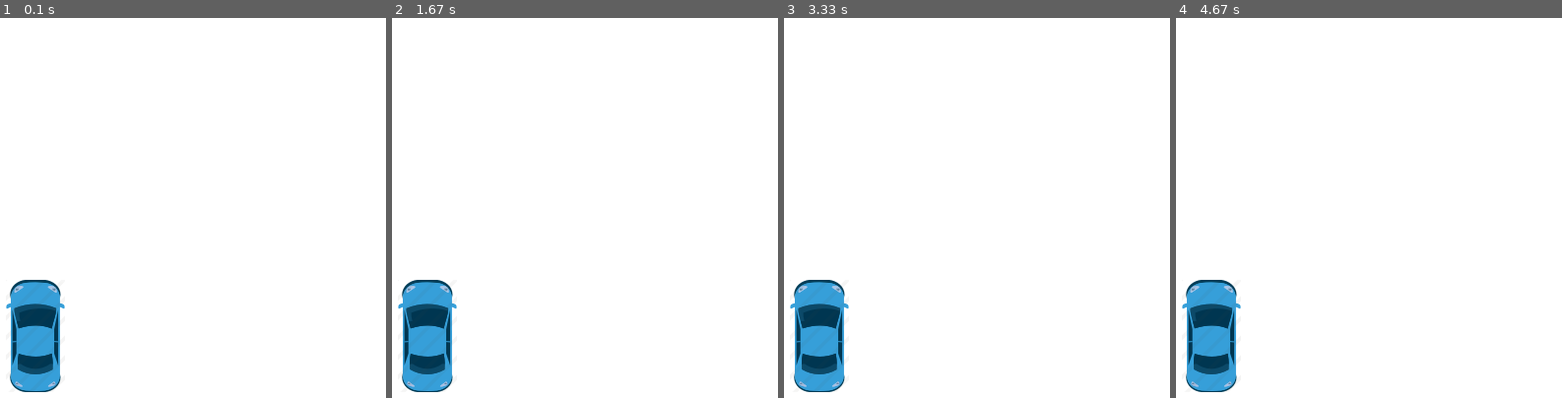
Above: before the commit, frames 1-4 (left to right).
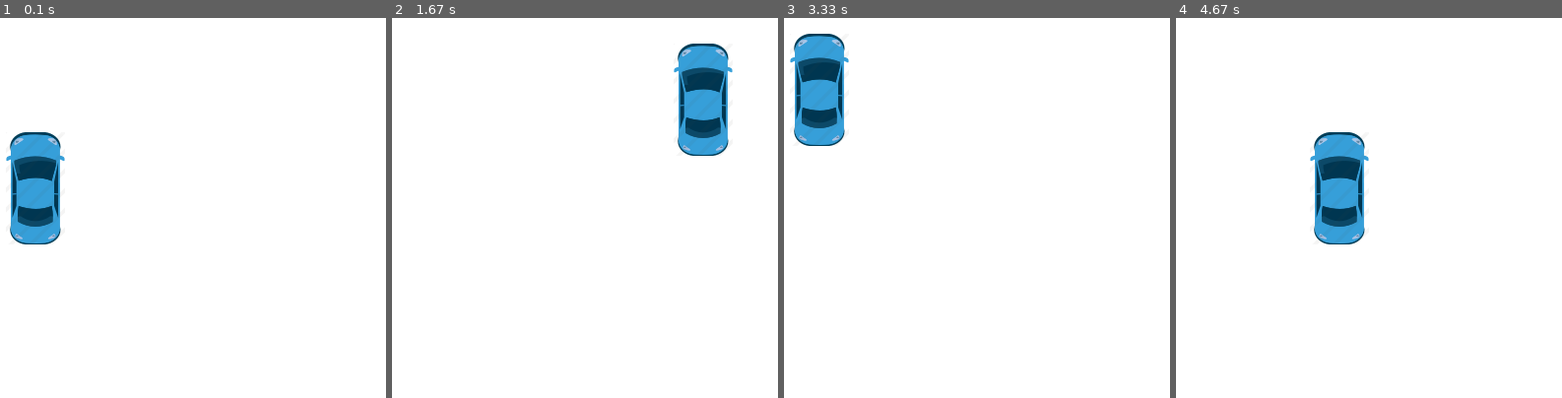
Above: after the commit, the same moments.

Repository: uarman29/Python
Game: pygame game, started from RaceCar/Race_Car.py
Same seed, same stepped clock (60 frames per second), same inputs: the game is played once before the commit and once after it.
Inputs:
- Up to frame 1 (0.1 s): no input
- Up to frame 2 (1.67 s): hold Right 0.33-0.8 s; hold Up 0.83-1.13 s; hold Right 1.17-1.63 s
- Up to frame 3 (3.33 s): hold Left 1.67-2.2 s; hold Down 2.23-2.53 s; hold Left 2.57-2.97 s; hold Up from 3 s (still down)
- Up to frame 4 (4.67 s): release Up at 3.37 s; hold Right 3.4-4.03 s; hold Down 4.07-4.43 s; hold Left from 4.47 s (still down)

The runs differ from the first frame. In frame 1, 7.4% of the frame differs, in the area x 1-17%, y 30-99%; in frame 2, 7.4%; in frame 3, 7.4%; in frame 4, 7.4%.

Commit message:
Moving & Boundaries

Diff:
--- a/RaceCar/Race_Car.py
+++ b/RaceCar/Race_Car.py
@@ -15,17 +15,51 @@
 crashed = False
 carImg = pygame.image.load("car.png")
 
+car_width = 100
+car_height = 125
 
 def placeCar(x,y):
     gameDisplay.blit(carImg,(x,y))
 
 x = (display_width*.45)
-y = (display_height*.70)
+y = (display_height*.45)
+x_change = 0
+y_change = 0
 
 while not crashed:
     for event in pygame.event.get():
         if event.type == pygame.QUIT:
             crashed = True
+
+        if event.type == pygame.KEYDOWN:
+            if event.key == pygame.K_LEFT:
+                x_change = -5
+            elif event.key == pygame.K_RIGHT:
+                x_change = 5
+            elif event.key == pygame.K_UP:
+                y_change = -5
+            elif event.key == pygame.K_DOWN:
+                y_change = 5
+
+        if event.type == pygame.KEYUP:
+            if event.key == pygame.K_LEFT or event.key == pygame.K_RIGHT:
+                x_change = 0
+            if event.key == pygame.K_UP or event.key == pygame.K_DOWN:
+                y_change = 0
+
+
+    x += x_change
+    y += y_change
+
+    if x < -20:
+        x = -20
+    elif x > display_width - car_width:
+        x = display_width - car_width
+
+    if y < 0:
+        y = 0
+    elif y > display_height - car_height:
+        y = display_height - car_height
 
     gameDisplay.fill(WHITE)
     placeCar(x, y)
